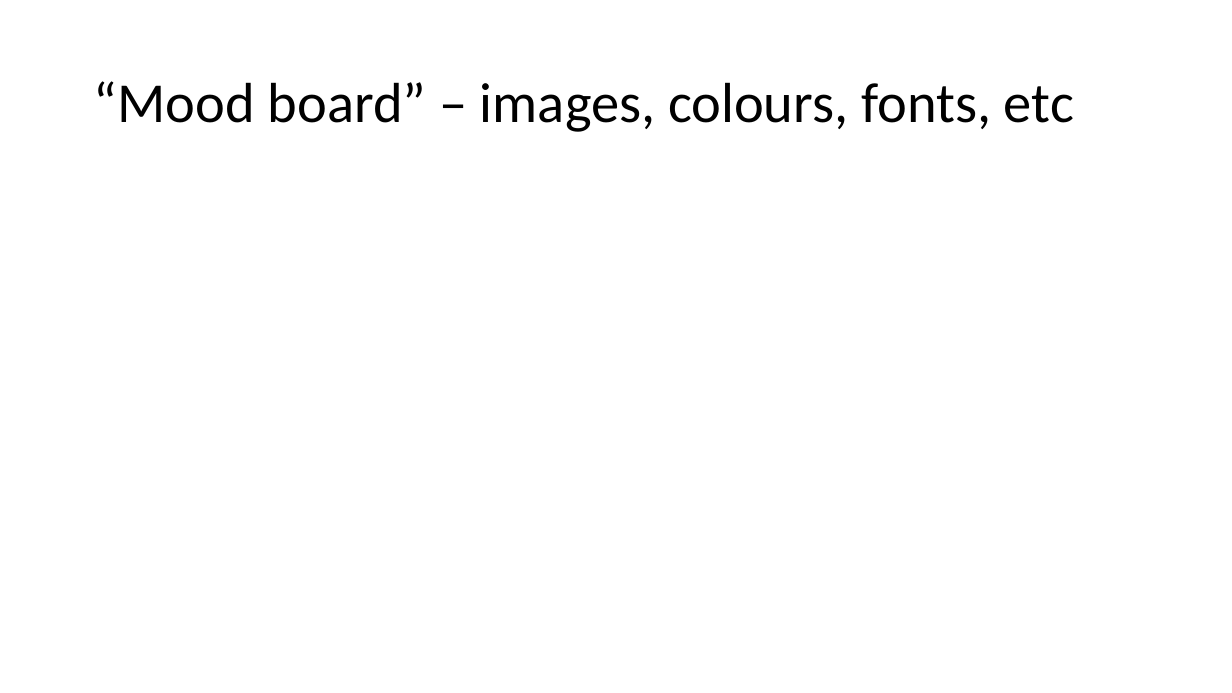
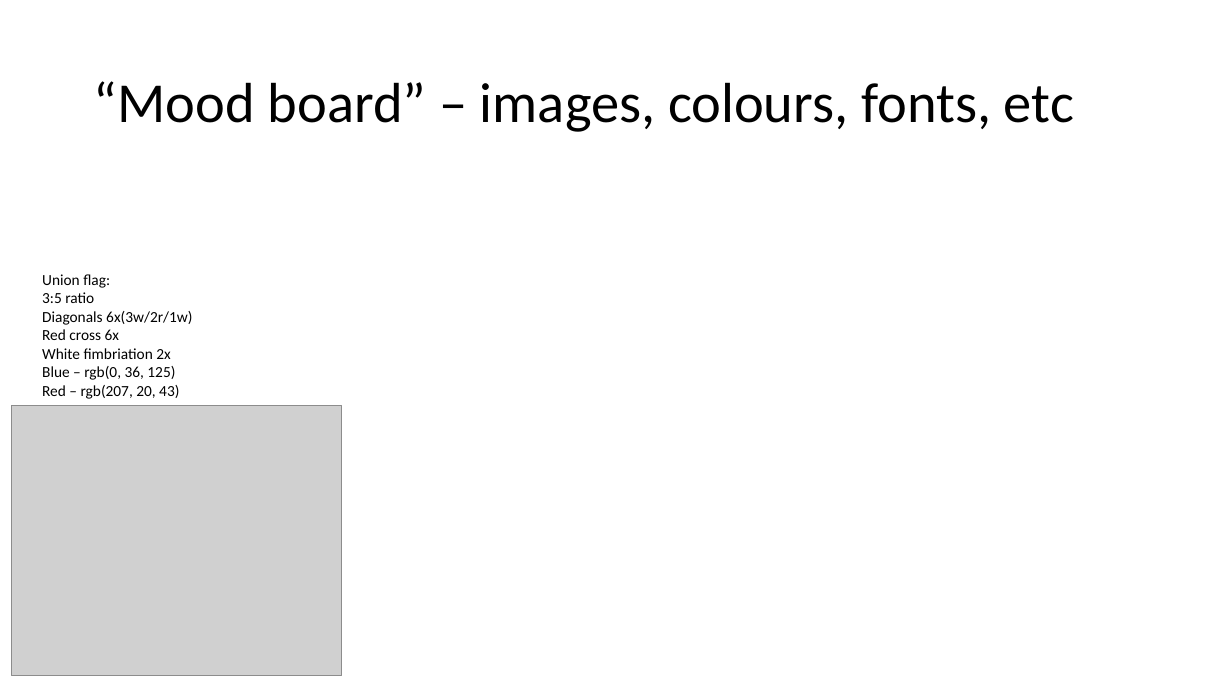
Before and after one commit to GNolanDev/PortfolioSite, a slide deck: slide 5 of DesignBrief/Research&Design.pptx. Drawn at 1232x693 pixels with LibreOffice and Linux fonts; fonts in the diff are those of the drawing; grey boxes stand for pictures. Boxes give left, top, right and bottom in pixels: in the first picture for what was removed or moved away, otherwise in the second. Text is boxed around its words. In the diff, an @@ line names an element or a change of style, - is before the commit and + after.

Commit message:
Try out css flag creation using linear-gradient

```diff
--- a/DesignBrief/Research&Design.pptx
+++ b/DesignBrief/Research&Design.pptx
@@ text added at [42,274,192,399], 12 pt, text #000000 @@
+Union flag:
+3:5 ratio
+Diagonals 6x(3w/2r/1w)
+Red cross 6x
+White fimbriation 2x
+Blue – rgb(0, 36, 125)
+Red – rgb(207, 20, 43)
@@ picture added at [11,406,342,676] @@
```
Also in this commit, not shown: 3 other files.
